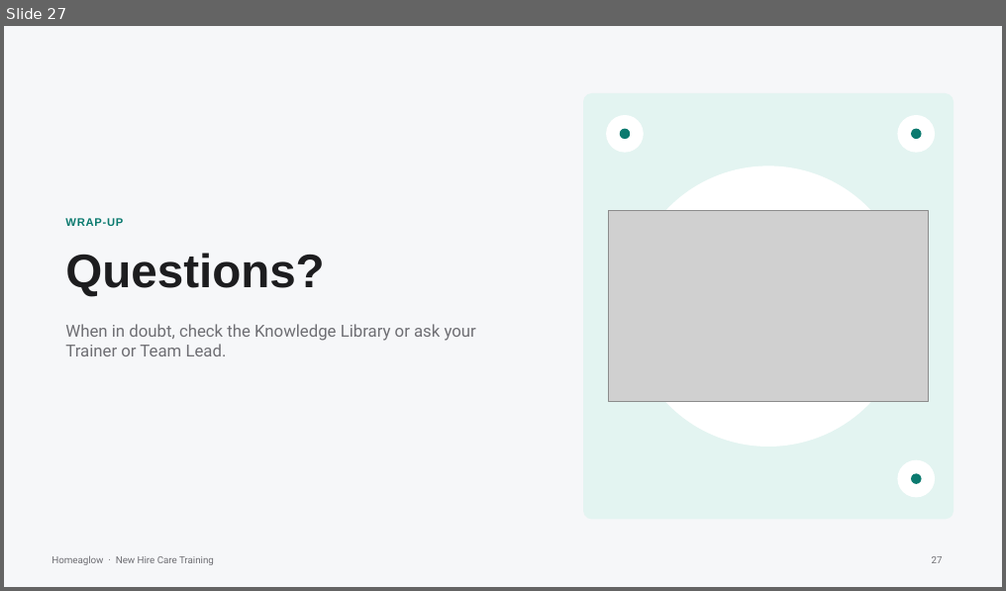
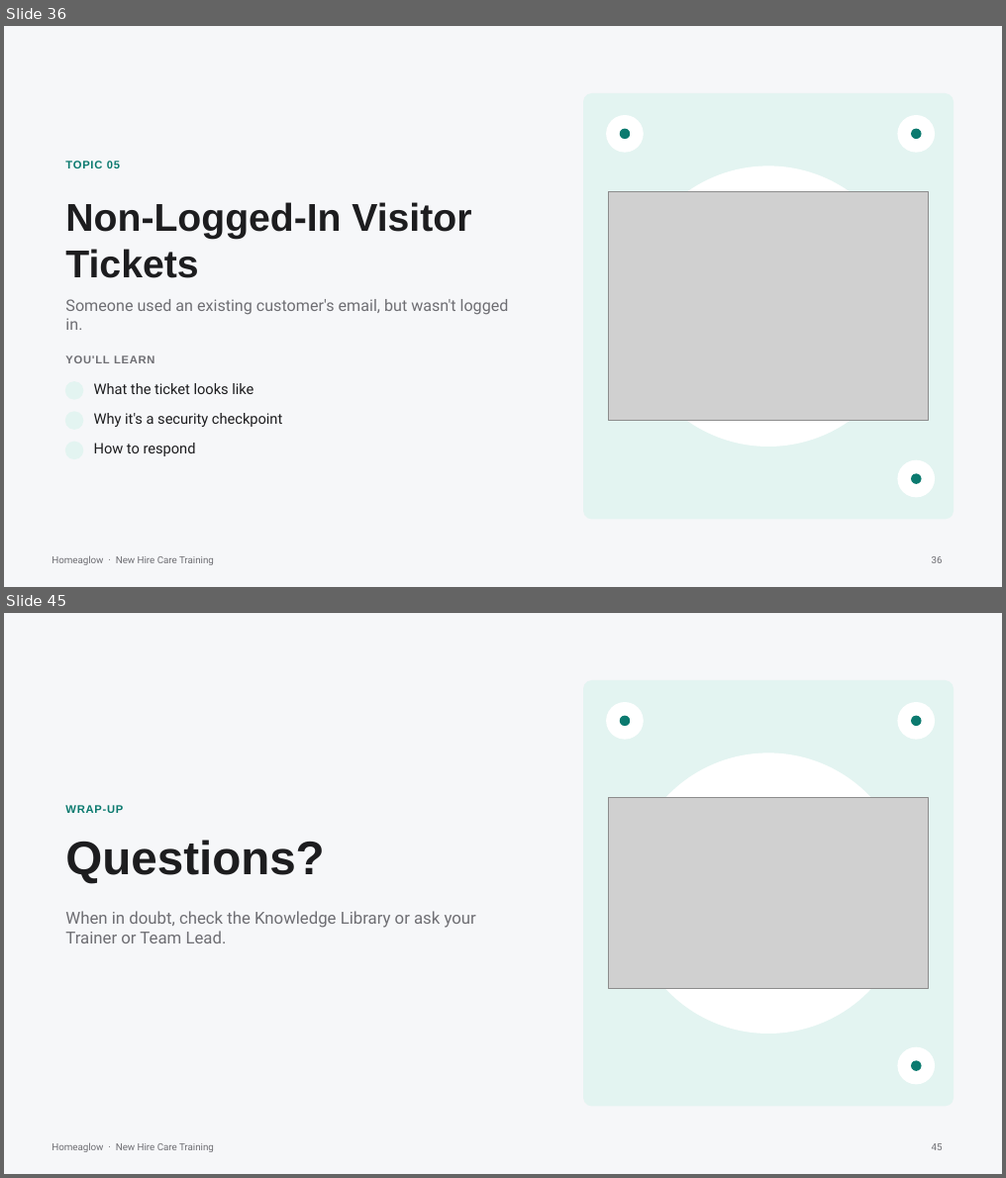
Before and after one commit to anjulimichelle/training, a slide deck: platform-mechanics/platform-operating-mechanics.pptx. Shown one above the other, each under a label of ours: slide 27 before the commit, slides 36 and 45 after it; the slides between them are not shown. The pictures are 1006x591 and 1006x1178 pixels, drawn with LibreOffice and Linux fonts; fonts in the diff are those of the drawing; grey boxes stand for pictures; background and template pictures are left out. Boxes give left, top, right and bottom in pixels: in the first picture for what was removed or moved away, otherwise in the second. Text is boxed around its words. In the diff, an @@ line names an element or a change of style, - is before the commit and + after.

```diff
--- a/platform-mechanics/platform-operating-mechanics.pptx
+++ b/platform-mechanics/platform-operating-mechanics.pptx
@@ slide 36 added at <box>4,26,1002,587</box>, background #F6F7F9; not listed: 1 template element that a slide beside it also shows @@
@@ rounded rectangle added at <box>584,94,953,519</box>, fill #E3F4F1, outline #E3F4F1 0.75 pt @@
@@ ellipse added at <box>607,116,643,152</box>, fill #FFFFFF, outline #FFFFFF 1 pt @@
@@ ellipse added at <box>620,129,629,138</box>, fill #0B7A6F, outline #0B7A6F 1 pt @@
@@ ellipse added at <box>898,116,934,152</box>, fill #FFFFFF, outline #FFFFFF 1 pt @@
@@ ellipse added at <box>912,129,921,138</box>, fill #0B7A6F, outline #0B7A6F 1 pt @@
@@ text added at <box>65,161,120,169</box>, 8 pt, text #0B7A6F, bold @@
+TOPIC 05
@@ ellipse added at <box>629,167,908,446</box>, fill #FFFFFF, outline #FFFFFF 1 pt @@
@@ text added at <box>65,202,471,278</box>, 28 pt, text #1D1D1F, bold @@
+Non-Logged-In Visitor Tickets
@@ picture added at <box>609,191,928,421</box> @@
@@ text added at <box>65,299,509,330</box>, 11.5 pt, text #6E6E73 @@
+Someone used an existing customer's email, but wasn't logged in.
@@ text added at <box>65,356,154,364</box>, 8 pt, text #6E6E73, bold @@
+YOU'LL LEARN
@@ ellipse added at <box>65,382,83,399</box>, fill #E3F4F1, outline #E3F4F1 1 pt @@
@@ text added at <box>94,383,253,394</box>, 10.5 pt, text #1D1D1F @@
+What the ticket looks like
@@ ellipse added at <box>65,412,83,429</box>, fill #E3F4F1, outline #E3F4F1 1 pt @@
@@ text added at <box>94,413,282,427</box>, 10.5 pt, text #1D1D1F @@
+Why it's a security checkpoint
@@ ellipse added at <box>65,442,83,459</box>, fill #E3F4F1, outline #E3F4F1 1 pt @@
@@ text added at <box>94,443,196,457</box>, 10.5 pt, text #1D1D1F @@
+How to respond
@@ ellipse added at <box>898,461,934,497</box>, fill #FFFFFF, outline #FFFFFF 1 pt @@
@@ ellipse added at <box>912,475,921,484</box>, fill #0B7A6F, outline #0B7A6F 1 pt @@
@@ page number added at <box>932,557,943,564</box>, 7 pt, text #6E6E73 @@
+36
@@ what was slide 27 is now slide 45 @@
@@ page number at <box>932,1144,943,1151</box>: text changed @@
-27
+45
```
Also in this commit, not shown: 1 slide changed, 17 other slides added, 7 other files.
